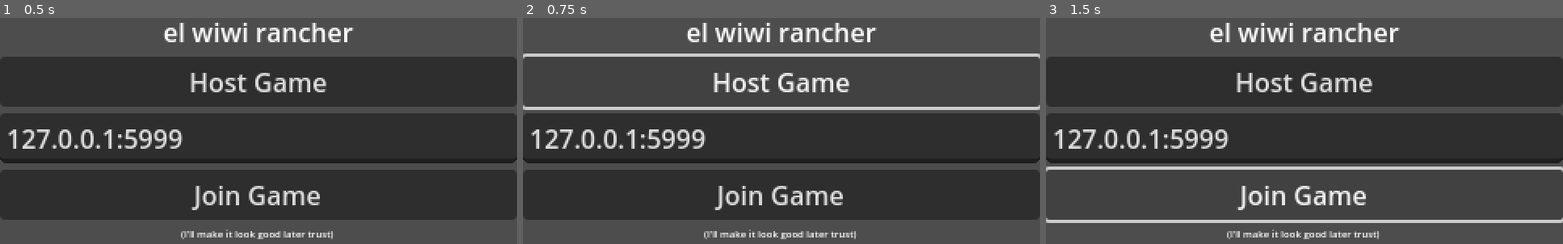
Above: before the commit, frames 1-3 (left to right).
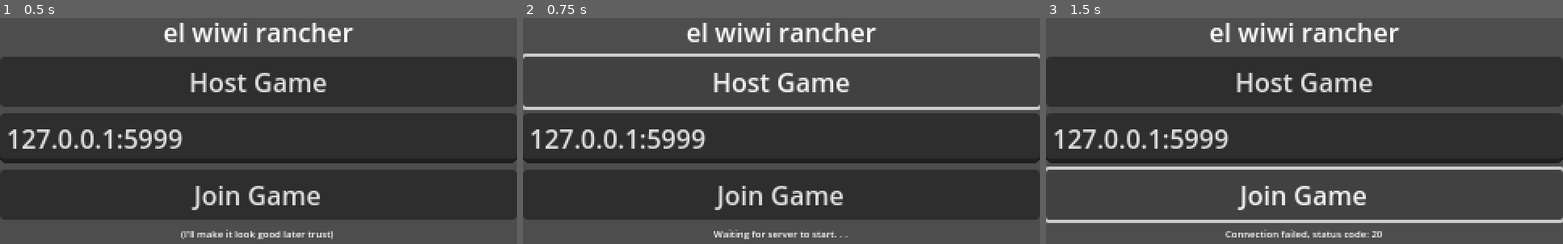
Above: after the commit, the same moments.

Repository: TheUltimateNuke/el-wiwi-rancher
Game: Godot game, scene res://scenes/menu.tscn
Same seed, same stepped clock (60 frames per second), same inputs: the game is played once before the commit and once after it.
Inputs:
- Up to frame 1 (0.5 s): no input
- Up to frame 2 (0.75 s): click "Host Game" at 0.5 s
- Up to frame 3 (1.5 s): click "Join Game" at 1.25 s

Frame 1 is identical in both runs. In frame 2, 0.5% of the frame differs, in the area x 35-65%, y 93-98%; in frame 3, 0.6%, in the area x 34-65%, y 93-98%.
Error before the commit: Parse Error: Identifier "port_str" not declared in the current scope. (res://scripts/autoload/multiplayer/online_mp_sys.gd:57)

Commit message:
WIP: more online framework

Diff:
--- a/scripts/autoload/multiplayer/online_mp_sys.gd
+++ b/scripts/autoload/multiplayer/online_mp_sys.gd
@@ -1,61 +1,103 @@
 # Autoload, no class_name
 extends Node
 
+#signal upnp_setup_completed(error: int)
+
 const MAX_PLAYERS: int = 8
+const DEFAULT_PORT: int = 5999
+
 const ERRSTR_INVALID_SERVER_ADDRESS: String = "Invalid server address!"
 
-var mp_peer: MultiplayerPeer = ENetMultiplayerPeer.new()
+@onready var mp_peer = ENetMultiplayerPeer.new()
 
-@onready var mp_default: MultiplayerAPI = get_tree().get_multiplayer()
+#func _upnp_setup(server_port: int = DEFAULT_PORT):
+	#var upnp = UPNP.new()
+	#var err = upnp.discover()
+	#
+	#if err != OK:
+		#push_error("UPNP port forwarding failed! | Status code: %s" % err)
+		#upnp_setup_completed.emit(err)
+		#return
+	#
+	#var gateway = upnp.get_gateway()
+	#if not gateway or not gateway.is_valid_gateway():
+		#push_error("UPNP port forwarding failed! (Invalid gateway!)")
+		#upnp_setup_completed.emit(FAILED)
+		#return
+	#
+	#var project_name = ProjectSettings.get_setting("application/config/name")
+	#upnp.add_port_mapping(server_port, server_port, "%s Server" % project_name, "UDP")
+	#upnp.add_port_mapping(server_port, server_port, "%s Server" % project_name, "TCP")
+	#upnp_setup_completed.emit(OK)
+
+func host_server(port: int = DEFAULT_PORT) -> int:
+	if not _is_valid_port(port):
+		return ERR_INVALID_PARAMETER
+
+	var err = mp_peer.create_server(port, MAX_PLAYERS)
+	if err != OK:
+		push_error("Could not create server! | Status code: %s" % err)
+		return err
+
+	mp_peer.host.compress(ENetConnection.COMPRESS_RANGE_CODER)
+
+	var mp_default = get_tree().get_multiplayer()
+	mp_default.multiplayer_peer = mp_peer
+	return err
 
 
-func host_server(port: int = 5999):
-    var err = mp_peer.create_server(port, MAX_PLAYERS)
-    if err != OK:
-        push_error("Could not create server! | Status code: %s" % err)
-        return
+func join_server(address: String) -> int:
+	var ip_and_port = parse_and_validate_server_address(address)
 
-    mp_default.multiplayer_peer = mp_peer
+	if ip_and_port == []:
+		return FAILED
+
+	var ip = ip_and_port[0]
+	var port = ip_and_port[1]
+
+	return join_server_parsed(ip, port)
 
 
-func join_server_parsed(ip: String, port: int):
-    if not _validate_ip_and_port(ip, port):
-        push_error("Invalid IP or port! (\"Well-known\" ports are not allowed!) | IP: %s | Port: %s" % [ip, port])
-        return
+func join_server_parsed(ip: String, port: int) -> int:
+	if not _validate_ip_and_port(ip, port):
+		push_error("Could not join server! | Invalid IP or port! (\"Well-known\" 0-1023 ports are not allowed!) | IP: %s | Port: %s" % [ip, port])
+		return ERR_INVALID_PARAMETER
 
-    var err: int = mp_peer.create_client(ip, port)
-    if err != OK:
-        push_error("Could not join server! | Engine status code: %s" % err)
-        return
+	var err: int = mp_peer.create_client(ip, port)
+	if err != OK:
+		push_error("Could not join server! | Engine status code: %s" % err)
+		return err
 
-    mp_default.multiplayer_peer = mp_peer
+	var mp_default = get_tree().get_multiplayer()
+	mp_default.multiplayer_peer = mp_peer
+	return err
 
 
-func parse_server_address(address: String) -> Array:
-    var ip_and_port: PackedStringArray = address.split(":")
-    if len(ip_and_port) != 2:
-        push_error("%s (Length of string after split at \":\" char is not 2) | Address: %s" % [ERRSTR_INVALID_SERVER_ADDRESS, address])
-        return []
+func parse_and_validate_server_address(address: String) -> Array:
+	var ip_and_port: PackedStringArray = address.split(":")
+	if len(ip_and_port) != 2:
+		push_error("%s (Length of string after split at \":\" char is not 2) | Address: %s" % [ERRSTR_INVALID_SERVER_ADDRESS, address])
+		return []
 
-    var ip: String = ip_and_port[0]
-    var port_str: String = ip_and_port[1]
+	var ip: String = ip_and_port[0]
+	var port_str: String = ip_and_port[1]
 
-    if not _validate_ip_and_port_str(ip, port_str):
-        push_error("%s (Engine could not validate ip as ip or port as int)" % ERRSTR_INVALID_SERVER_ADDRESS)
-        return []
+	if not _validate_ip_and_port_str(ip, port_str):
+		push_error("%s (Engine could not validate ip as ip or port as int/valid port) | Address: %s" % [ERRSTR_INVALID_SERVER_ADDRESS, address])
+		return []
 
-    var port: int = port_str.to_int()
+	var port: int = port_str.to_int()
 
-    return [ip, port]
+	return [ip, port]
 
 
 func _validate_ip_and_port_str(ip: String, port_str: String):
-    return port_str.is_valid_int() and _is_valid_port(port_str.to_int()) and ip.is_valid_ip_address()
+	return port_str.is_valid_int() and _is_valid_port(port_str.to_int()) and ip.is_valid_ip_address()
 
 
 func _validate_ip_and_port(ip: String, port: int):
-    return port_str.is_valid_int() and _is_valid_port(port_str.to_int()) and ip.is_valid_ip_address()
+	return _is_valid_port(port) and ip.is_valid_ip_address()
 
 
 func _is_valid_port(port: int):
-    return port != null and port > 1023
+	return port != null and port > 1023
--- a/scripts/root/ui/server_ui_container.gd
+++ b/scripts/root/ui/server_ui_container.gd
@@ -2,20 +2,50 @@
 
 @onready var host_button: Button = $HostButton
 @onready var join_button: Button = $JoinButton
+@onready var status_label: Label = get_node("../Hello")
 @onready var ip_line_edit: LineEdit = $ServerAddressLineEdit
 
+
 func _ready() -> void:
-    assert(ip_line_edit or join_button or host_button)
+	assert(ip_line_edit or join_button or host_button)
 
-    host_button.pressed.connect(_on_host_pressed)
-    join_button.pressed.connect(_on_join_pressed)
-    ip_line_edit.text_submitted.connect(_on_ip_submit)
+	# UI signals
+	host_button.pressed.connect(_on_host_pressed)
+	join_button.pressed.connect(_on_join_pressed)
+	ip_line_edit.text_submitted.connect(_on_ip_submit)
+
+	# Multiplayer signals
+	multiplayer.connected_to_server.connect(_on_peer_connected)
+	multiplayer.peer_connected.connect(_on_peer_connected)
+
+
+func _on_peer_connected(_peer_id: int = -1):
+	status_label.text = "Connected! Joining world. . ."
+
 
 func _on_ip_submit(_new_text: String):
-    join_button.pressed.emit()
+	if not join_button.disabled:
+		join_button.pressed.emit()
+
 
 func _on_host_pressed():
-    OnlineMPSys.host_server()
+	var err = OnlineMPSys.host_server()
+	status_label.text = "Waiting for server to start. . ."
+
+	if err != OK:
+		return
+
+	host_button.disabled = true
+	join_button.disabled = true
+
 
 func _on_join_pressed():
-    OnlineMPSys.join_server(ip, port)
+	var err = OnlineMPSys.join_server(ip_line_edit.text)
+	status_label.text = "Connecting to server. . ."
+
+	if err != OK:
+		status_label.text = "Connection failed, status code: %s" % err
+		return
+
+	host_button.disabled = true
+	join_button.disabled = true
